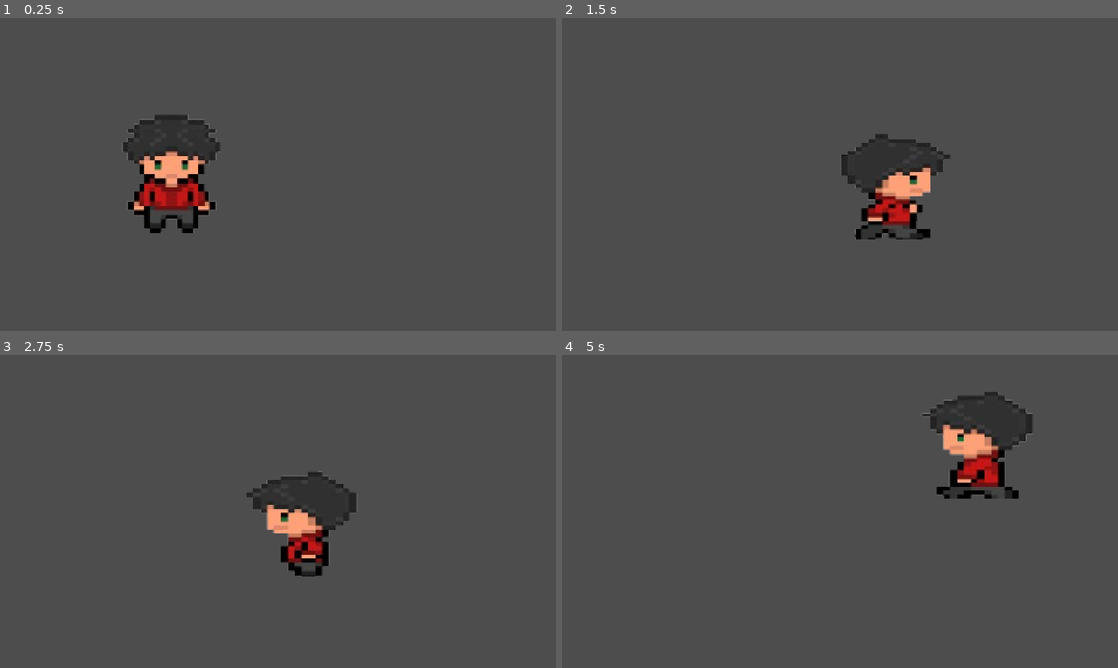
Above: before the commit, frames 1-4 (two rows, left to right).
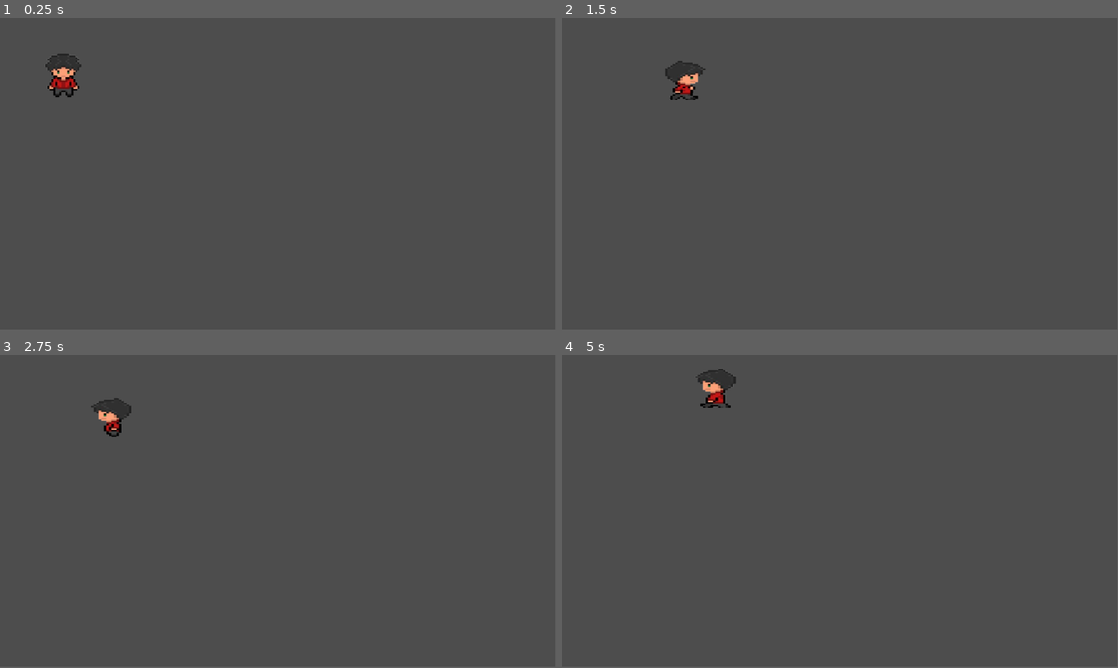
Above: after the commit, the same moments.

Repository: AceLar0523/GAMEJAM-SOMBRAS-DEL-ILLIMANI
Game: Godot game, scene res://worldprodale.tscn
Two runs of this game, one before a commit and one after it. Both use one fixed random seed, a clock stepped at 60 frames per second and the inputs below.
Inputs:
- Up to frame 1 (0.25 s): no input
- Up to frame 2 (1.5 s): tap Enter (ui_accept) at 0.5, 0.77 s; hold Right (ui_right) from 0.53 s (still down)
- Up to frame 3 (2.75 s): tap Enter (ui_accept) at 1.52 s; release Right (ui_right) at 2.03 s; hold Left (ui_left) from 2.03 s (still down)
- Up to frame 4 (5 s): release Left (ui_left) at 2.78 s; hold Right (ui_right) 2.78-4.28 s; tap Enter (ui_accept) at 3.02, 3.77, 4.52 s; hold Left (ui_left) from 4.28 s (still down)
In our replay, the window is 800x451 before the commit and 799x449 after it. These sizes can differ from the game's own. Grey fills any space a smaller window leaves; there, only what the larger window draws over its background counts as a difference.

The runs differ from the first frame. In frame 1, 4.8% of the frame differs, in the area x 8-40%, y 11-69%; in frame 2, 4.4%; in frame 3, 4.0%; in frame 4, 4.5%.

Commit message:
creacion de fondos
Se crearon los fondos de la primera parte del juego, 3 mapas principales

Diff:
--- /dev/null
+++ b/escenas.tscn
@@ -0,0 +1,10 @@
+[gd_scene load_steps=2 format=3 uid="uid://cokh5nrtbjo37"]
+
+[ext_resource type="Texture2D" uid="uid://qwbsyx16ay0k" path="res://arboles/NightCity_PNG/NightCity_club.png" id="1_2y1qm"]
+
+[node name="Node2D" type="Node2D"]
+
+[node name="NightCityClub" type="Sprite2D" parent="."]
+position = Vector2(367, 122.50002)
+scale = Vector2(2.493164, 1.2714843)
+texture = ExtResource("1_2y1qm")
--- /dev/null
+++ b/night_city_highway.tscn
@@ -0,0 +1,8 @@
+[gd_scene load_steps=2 format=3 uid="uid://snijbbyyuexn"]
+
+[ext_resource type="Texture2D" uid="uid://modj74ghqowa" path="res://arboles/NightCity_PNG/NightCity_highway.png" id="1_2ogfo"]
+
+[node name="NightCityHighway" type="Sprite2D"]
+position = Vector2(1336, 31)
+scale = Vector2(2.7348633, 1.3619791)
+texture = ExtResource("1_2ogfo")
--- /dev/null
+++ b/night_city_mountain.tscn
@@ -0,0 +1,32 @@
+[gd_scene load_steps=6 format=3 uid="uid://dqs3cfrf43fyb"]
+
+[ext_resource type="Texture2D" uid="uid://iay0gkhqcidt" path="res://arboles/NightCity_PNG/NightCity_Mountain.png" id="1_j5yxa"]
+[ext_resource type="Texture2D" uid="uid://bcn2x5pbi2ei5" path="res://arboles/Large Tent.png" id="2_0yxs7"]
+[ext_resource type="Texture2D" uid="uid://buasl0pd71g3a" path="res://arboles/Tree3.png" id="3_57rgu"]
+[ext_resource type="Texture2D" uid="uid://q62jk0ohuuqy" path="res://arboles/Weeping Willow1.png" id="4_s2f4k"]
+[ext_resource type="Texture2D" uid="uid://j5cibnu0qbng" path="res://arboles/Tree2.png" id="5_6eqk8"]
+
+[node name="NightCityMountain" type="Sprite2D"]
+position = Vector2(254.99998, 186)
+scale = Vector2(2.0498047, 1.0362955)
+texture = ExtResource("1_j5yxa")
+
+[node name="LargeTent" type="Sprite2D" parent="."]
+position = Vector2(-883.9867, 414.93954)
+scale = Vector2(2.9880898, 3.5633342)
+texture = ExtResource("2_0yxs7")
+
+[node name="Tree3" type="Sprite2D" parent="."]
+position = Vector2(908.3792, 440.02893)
+scale = Vector2(1, 2.3000505)
+texture = ExtResource("3_57rgu")
+
+[node name="WeepingWillow1" type="Sprite2D" parent="."]
+position = Vector2(720.0686, 417.8345)
+scale = Vector2(1, 2.5003135)
+texture = ExtResource("4_s2f4k")
+
+[node name="Tree2" type="Sprite2D" parent="."]
+position = Vector2(809.83325, 439.43774)
+scale = Vector2(1, 2.3418047)
+texture = ExtResource("5_6eqk8")
--- /dev/null
+++ b/node_2d.tscn
@@ -0,0 +1,48 @@
+[gd_scene load_steps=7 format=3 uid="uid://c72fkp7va8xdr"]
+
+[ext_resource type="Texture2D" uid="uid://dwuc4j8g46vth" path="res://arboles/Tree1.png" id="1_kdubu"]
+[ext_resource type="Texture2D" uid="uid://dhx70q67rmdo" path="res://arboles/cloud1.png" id="2_d21ai"]
+[ext_resource type="Texture2D" uid="uid://b8vb7vmxitnsj" path="res://arboles/BG Dirt1.png" id="3_rj586"]
+[ext_resource type="Texture2D" uid="uid://dw2ac63ego48u" path="res://arboles/Birch1.png" id="4_4d7sh"]
+[ext_resource type="Texture2D" uid="uid://b3c6vtbgt8ryo" path="res://arboles/birds1.png" id="5_ir8iy"]
+[ext_resource type="Texture2D" uid="uid://bcn2x5pbi2ei5" path="res://arboles/Large Tent.png" id="6_hqns4"]
+
+[node name="Node2D" type="Node2D"]
+position = Vector2(26752, 2432)
+metadata/_edit_vertical_guides_ = [-604.0]
+
+[node name="Tree1" type="Sprite2D" parent="."]
+position = Vector2(83847.984, -19217)
+scale = Vector2(114.000015, 141.92307)
+texture = ExtResource("1_kdubu")
+
+[node name="AnimationTree" type="AnimationTree" parent="Tree1"]
+
+[node name="Cloud1" type="Sprite2D" parent="."]
+position = Vector2(19854.996, -14926)
+texture = ExtResource("2_d21ai")
+
+[node name="BgDirt1" type="Sprite2D" parent="."]
+position = Vector2(25423, -6990)
+scale = Vector2(92.333336, 57)
+texture = ExtResource("3_rj586")
+
+[node name="Birch1" type="Sprite2D" parent="."]
+position = Vector2(72207, -16526)
+scale = Vector2(308.2, 249.00002)
+texture = ExtResource("4_4d7sh")
+
+[node name="Birds1" type="Sprite2D" parent="."]
+position = Vector2(15759.001, -36686)
+scale = Vector2(589.7999, 333.79993)
+texture = ExtResource("5_ir8iy")
+
+[node name="Cloud2" type="Sprite2D" parent="."]
+position = Vector2(-9166, -42448)
+scale = Vector2(-1239.0801, 1229.7999)
+texture = ExtResource("2_d21ai")
+
+[node name="LargeTent" type="Sprite2D" parent="."]
+position = Vector2(-13199.002, -17248)
+scale = Vector2(564, 230.99998)
+texture = ExtResource("6_hqns4")
--- a/project.godot
+++ b/project.godot
@@ -14,15 +14,3 @@
 run/main_scene="uid://bl27abd478gn2"
 config/features=PackedStringArray("4.5", "Forward Plus")
 config/icon="res://icon.svg"
-
-[display]
-
-window/size/viewport_width=426
-window/size/viewport_height=240
-window/size/window_width_override=1280
-window/size/window_height_override=720
-window/stretch/mode="viewport"
-
-[rendering]
-
-textures/canvas_textures/default_texture_filter=0
Not shown: 1 places in Screamer.tscn that only renumber resources
Binary file added: arboles/Animated Sprites/Campfire sheet.png
Not shown, added: arboles/Animated Sprites/Campfire sheet.png.import
Binary file added: arboles/Animated Sprites/Campfire with food sheet.png
Not shown, added: arboles/Animated Sprites/Campfire with food sheet.png.import
Binary file added: arboles/Animated Sprites/GandalfHardcore Animated Water Tiles.png
Not shown, added: arboles/Animated Sprites/GandalfHardcore Animated Water Tiles.png.import
Binary file added: arboles/Animated Sprites/GandalfHardcore Portal sheet.png
Not shown, added: arboles/Animated Sprites/GandalfHardcore Portal sheet.png.import
Binary file added: arboles/Animated Sprites/GandalfHardcore Water Tiles sheet.png
Not shown, added: arboles/Animated Sprites/GandalfHardcore Water Tiles sheet.png.import
Binary file added: arboles/BG Dirt1.png
(and 258 more such lines)
